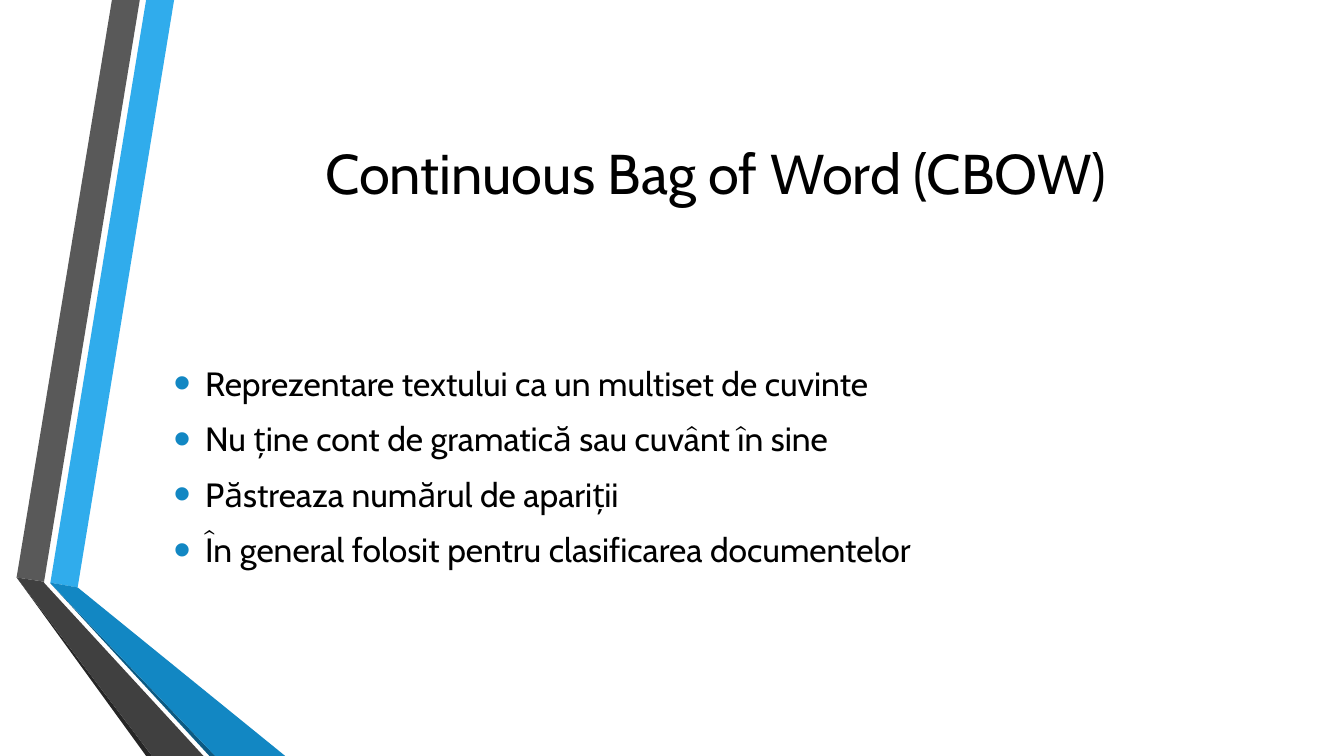
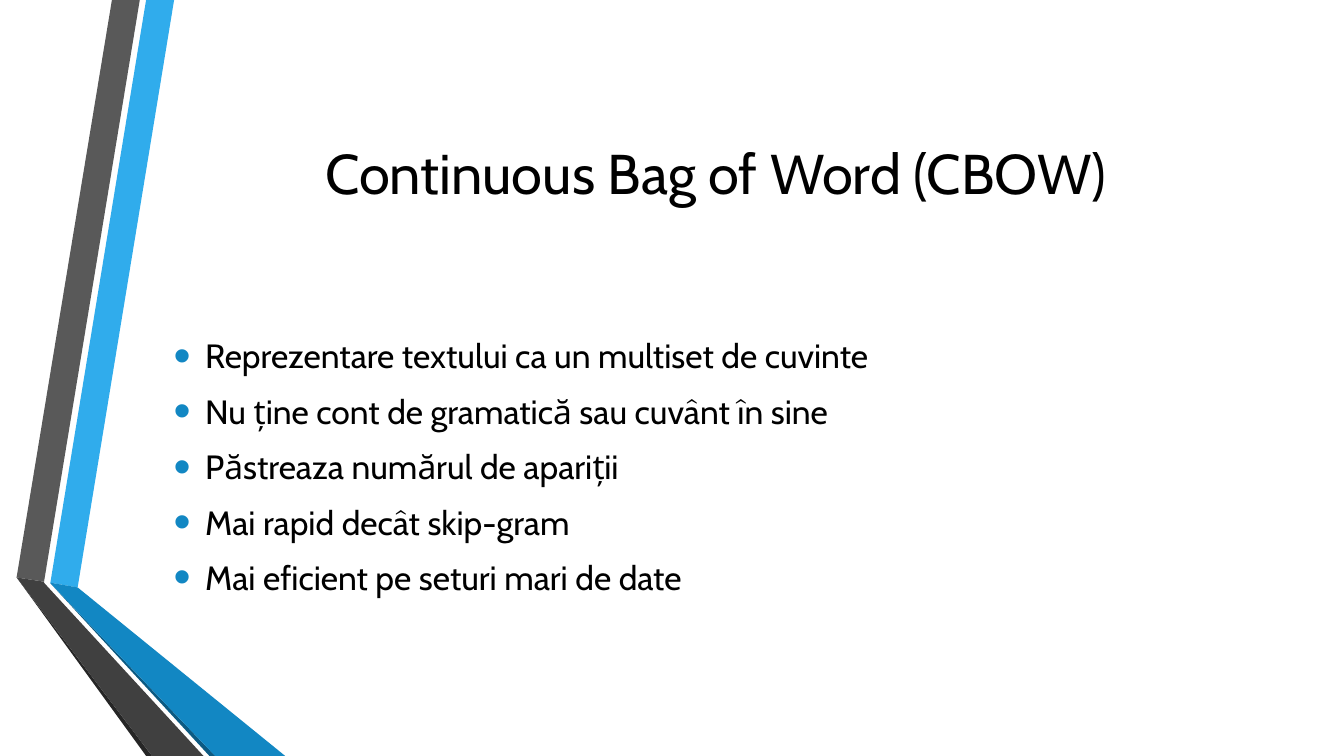
Before and after one commit to mihai2121/dis_2017, a slide deck: slide 3 of Prezentare -Colban Mihai.pptx. Drawn at 1344x756 pixels with LibreOffice and Linux fonts; fonts in the diff are those of the drawing; background and template pictures are left out. Boxes give left, top, right and bottom in pixels: in the first picture for what was removed or moved away, otherwise in the second. Text is boxed around its words. In the diff, an @@ line names an element or a change of style, - is before the commit and + after.

Commit message:
updated

```diff
--- a/Prezentare -Colban Mihai.pptx
+++ b/Prezentare -Colban Mihai.pptx
@@ text at bbox=[205, 509, 682, 598]: text changed @@
-• În general folosit pentru clasificarea documentelor
+• Mai rapid decât skip-gram
+• Mai eficient pe seturi mari de date
```
Also in this commit, not shown: 1 other slide changed.
